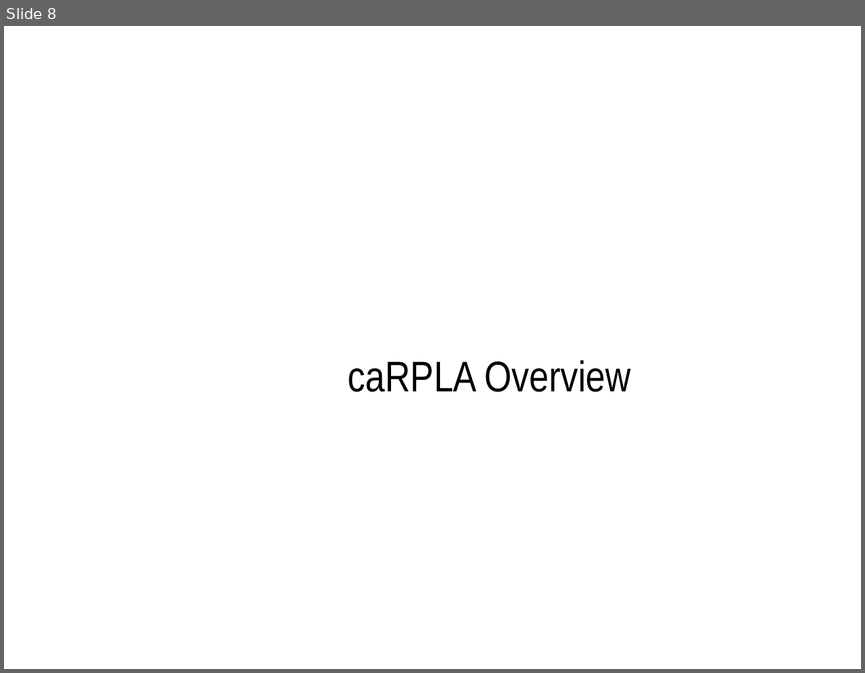
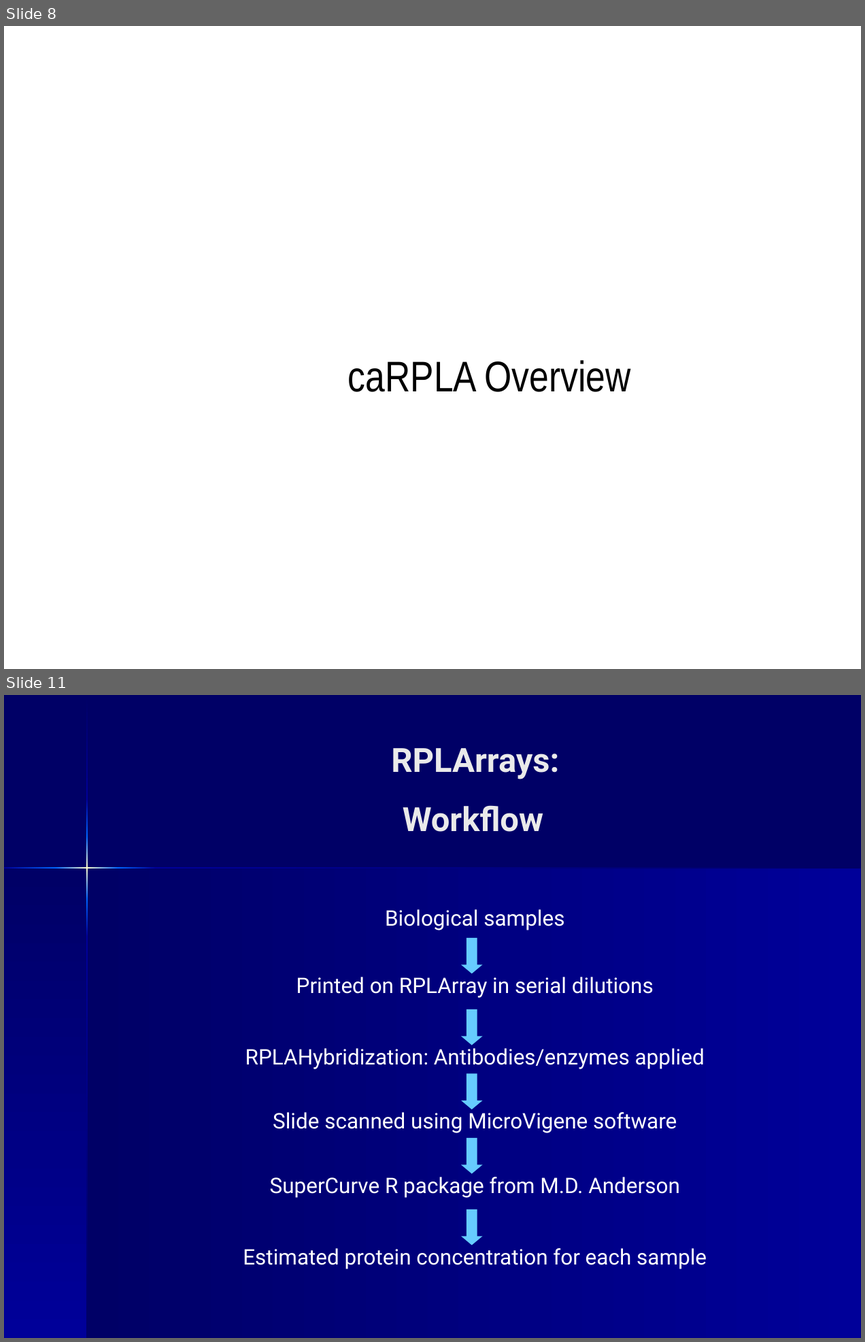
Before and after one commit to NCIP/caarray-docs, a slide deck: project_management/open_meetings/caArray User Community Meeting July2.ppt. Shown one above the other, each under a label of ours: slide 8 before the commit, slides 8 and 11 after it; the slides between them are not shown. The pictures are 865x673 and 865x1342 pixels, drawn with LibreOffice and Linux fonts; fonts in the diff are those of the drawing; background and template pictures are left out. Boxes give left, top, right and bottom in pixels: in the first picture for what was removed or moved away, otherwise in the second. Text is boxed around its words. In the diff, an @@ line names an element or a change of style, - is before the commit and + after.

```diff
--- a/project_management/open_meetings/caArray User Community Meeting July2.ppt
+++ b/project_management/open_meetings/caArray User Community Meeting July2.ppt
@@ slide 11 added at (x1=4, y1=695, x2=861, y2=1338), background #000066 @@
@@ title added at (x1=391, y1=748, x2=559, y2=832), 28 pt, text #EAEAEA, bold @@
+RPLArrays:
+Workflow
@@ group added at (x1=4, y1=696, x2=861, y2=1338): 11 freeform shapes @@
@@ text added at (x1=385, y1=909, x2=564, y2=930), 18 pt, text #FFFFFF @@
+Biological samples
@@ down arrow added at (x1=461, y1=938, x2=482, y2=974), fill #66CCFF @@
@@ text added at (x1=296, y1=973, x2=653, y2=998), 18 pt, text #FFFFFF @@
+Printed on RPLArray in serial dilutions
@@ down arrow added at (x1=461, y1=1009, x2=482, y2=1045), fill #66CCFF @@
@@ text added at (x1=245, y1=1045, x2=704, y2=1069), 18 pt, text #FFFFFF @@
+RPLAHybridization: Antibodies/enzymes applied
@@ down arrow added at (x1=461, y1=1074, x2=482, y2=1110), fill #66CCFF @@
@@ text added at (x1=273, y1=1108, x2=677, y2=1133), 18 pt, text #FFFFFF @@
+Slide scanned using MicroVigene software
@@ down arrow added at (x1=461, y1=1138, x2=482, y2=1174), fill #66CCFF @@
@@ text added at (x1=270, y1=1173, x2=680, y2=1198), 18 pt, text #FFFFFF @@
+SuperCurve R package from M.D. Anderson
@@ down arrow added at (x1=461, y1=1209, x2=482, y2=1245), fill #66CCFF @@
@@ text added at (x1=243, y1=1244, x2=706, y2=1269), 18 pt, text #FFFFFF @@
+Estimated protein concentration for each sample
```
Also in this commit, not shown: 10 other slides added.
